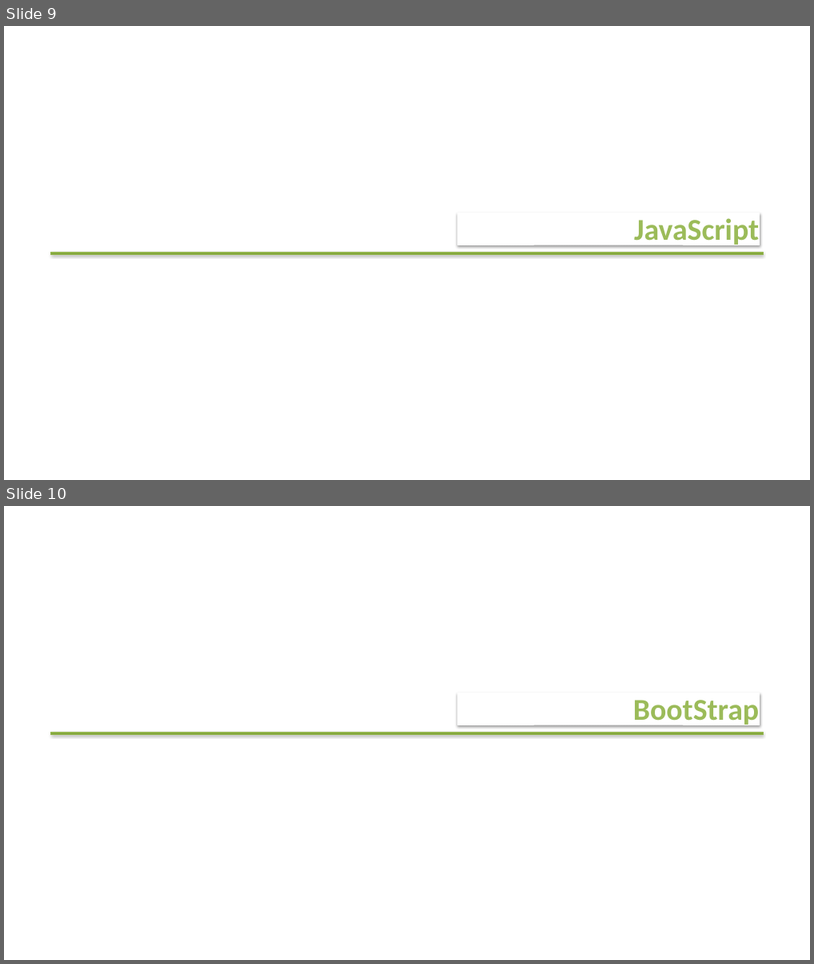
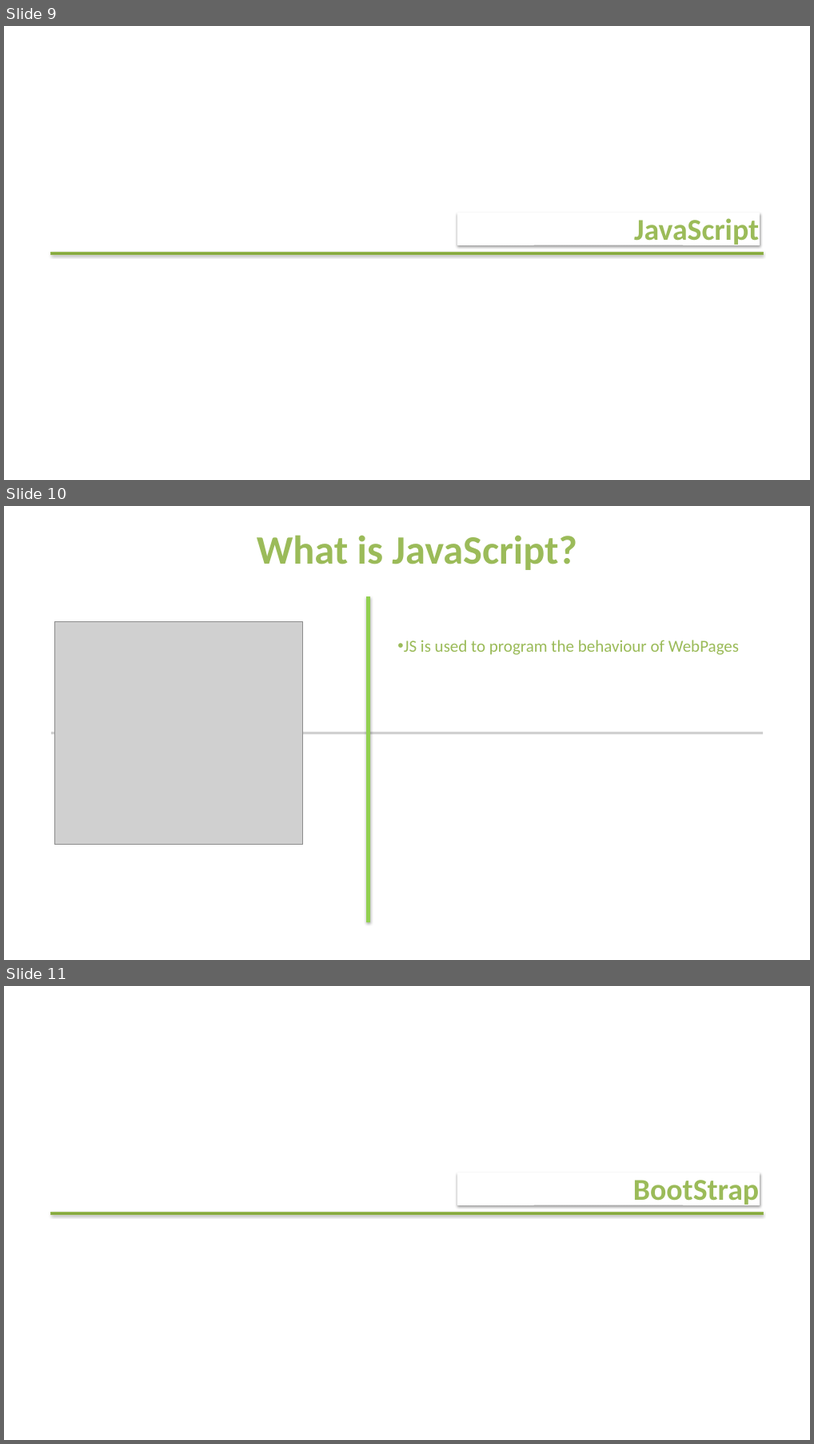
Before and after one commit to costaivo/Tutorial-BootStrap, a slide deck: BootStrap-Tutotrail.pptx. Shown one above the other, each under a label of ours: slides 9 and 10 before the commit, slides 9, 10 and 11 after it. The pictures are 814x964 and 814x1444 pixels, drawn with LibreOffice and Linux fonts; fonts in the diff are those of the drawing; grey boxes stand for pictures. Boxes give left, top, right and bottom in pixels: in the first picture for what was removed or moved away, otherwise in the second. Text is boxed around its words. In the diff, an @@ line names an element or a change of style, - is before the commit and + after.

```diff
--- a/BootStrap-Tutotrail.pptx
+++ b/BootStrap-Tutotrail.pptx
@@ slide 10 added at box(4, 506, 810, 960), background #FFFFFF @@
@@ text added at box(257, 535, 577, 570), 48 pt, text #9BBB59, bold @@
+What is JavaScript?
@@ rectangle added at box(367, 596, 370, 922), fill #92D050, outline #92D050 0.75 pt @@
@@ picture added at box(54, 622, 303, 844) @@
@@ text added at box(404, 640, 739, 655), 20 pt, text #9BBB59 @@
+• JS is used to program the behaviour of WebPages
@@ picture added at box(51, 732, 764, 734) @@
@@ what was slide 10 is now slide 11 @@
```
Also in this commit, not shown: 1 slide changed, 3 other slides added, 1 slide removed.
